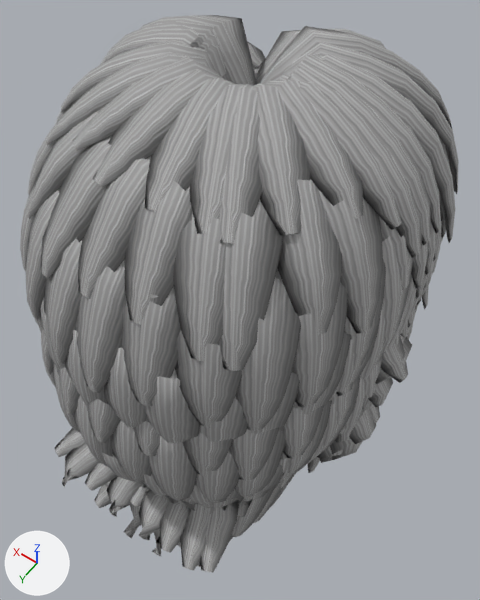
Two versions of the glTF model trainer-models/hair/h-swept.glb, one commit apart.
Before and after are seen from a camera (50 mm lens) standing at (-0.143, 0.214, 1.998) and looking at (-0.002, 0.017, 1.688). The axes (+X, +Y, +Z) are drawn at lower left. The lights are the same throughout. The picture after the commit comes second. Vertices at exactly the same position are counted once.

In view in the first picture: 'h-swept-f', 'h-swept-m'.
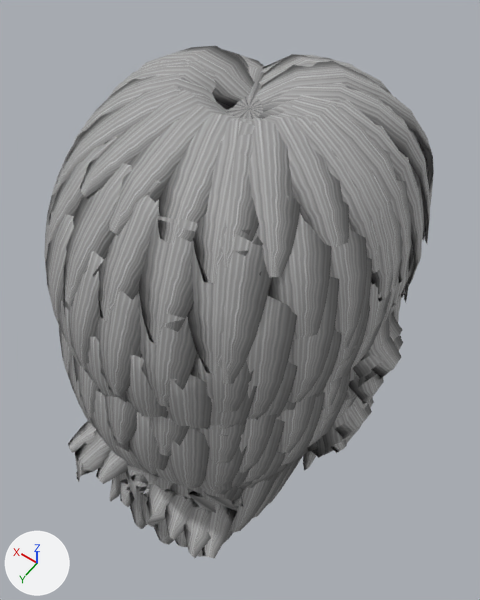
Pixel boxes (x1, y1, x2, y2) of what changed, in the pictures (480 x 600 px; the box of a moved part takes in the faces that stretch with it):
'h-swept-m', reshaped (11% narrower, 8% shorter): before (20, 15, 459, 573); after (44, 46, 434, 558)
'h-swept-f', reshaped (10% narrower): before (39, 285, 429, 567); after (59, 285, 409, 557)
part 2 of me_h_swept_f, moved or reshaped: before (231, 485, 276, 537); after (231, 472, 279, 532)
part 3 of me_h_swept_f, moved or reshaped: before (39, 285, 429, 567); after (59, 285, 409, 557)

Diff of the bpy script that builds the scene:
```diff
--- a/trainer-models/hair/h-swept.glb.py
+++ b/trainer-models/hair/h-swept.glb.py
@@ me_h_swept_m @@
 # used by ob_h_swept_m; location = (0.0, 0.0, 0.0)
-me_h_swept_m.from_pydata(...)  # 8465 vertices, 15096 faces; spans x -0.109..0.108, y -0.111..0.143, z 1.585..1.845
+me_h_swept_m.from_pydata(...)  # 8465 vertices, 15096 faces; spans x -0.102..0.099, y -0.098..0.134, z 1.582..1.829
+# me_h_swept_m part 1: 7246 of 8465 vertices moved; they spanned x -0.109..0.108, y -0.111..0.143, z 1.585..1.845 and now span x -0.102..0.099, y -0.098..0.134, z 1.582..1.829; mean shift (0.0, 0.001, -0.007); largest move (-0.066, -0.086, 1.77) -> (-0.082, -0.039, 1.743)
+# other edits to the shape of me_h_swept_m do not show in these pictures
 me_h_swept_m.materials.append(mat_hair_forged)
@@ me_h_swept_f @@
 # used by ob_h_swept_f; location = (0.0, 0.0, 0.0)
-me_h_swept_f.from_pydata(...)  # 8465 vertices, 15096 faces; spans x -0.105..0.105, y -0.107..0.136, z 1.535..1.801
+me_h_swept_f.from_pydata(...)  # 8465 vertices, 15096 faces; spans x -0.098..0.098, y -0.093..0.126, z 1.534..1.785
+# me_h_swept_f part 2: the loose piece of 36 vertices spanning x -0.07..-0.043, y 0.068..0.1, z 1.56..1.647 is multiplied about its middle by the matrix ((0.816, 0.181, 0.018), (0.176, 0.826, -0.02), (0.057, -0.049, 0.987)), then moved by (0.001, -0.001, 0.0)
+# me_h_swept_f part 3: 7206 of 8465 vertices moved; they spanned x -0.105..0.105, y -0.107..0.136, z 1.535..1.801 and now span x -0.098..0.098, y -0.093..0.126, z 1.534..1.785; mean shift (0.0, 0.002, -0.008); largest move (-0.067, -0.081, 1.728) -> (-0.083, -0.031, 1.702)
+# other edits to the shape of me_h_swept_f do not show in these pictures
 me_h_swept_f.materials.append(mat_hair_forged)
```
